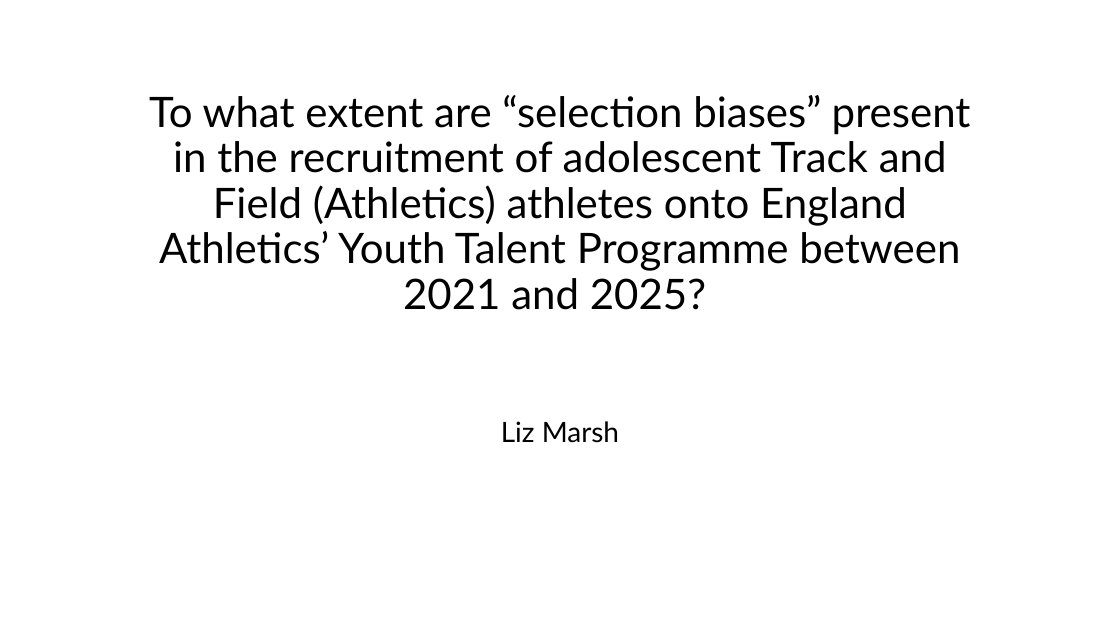
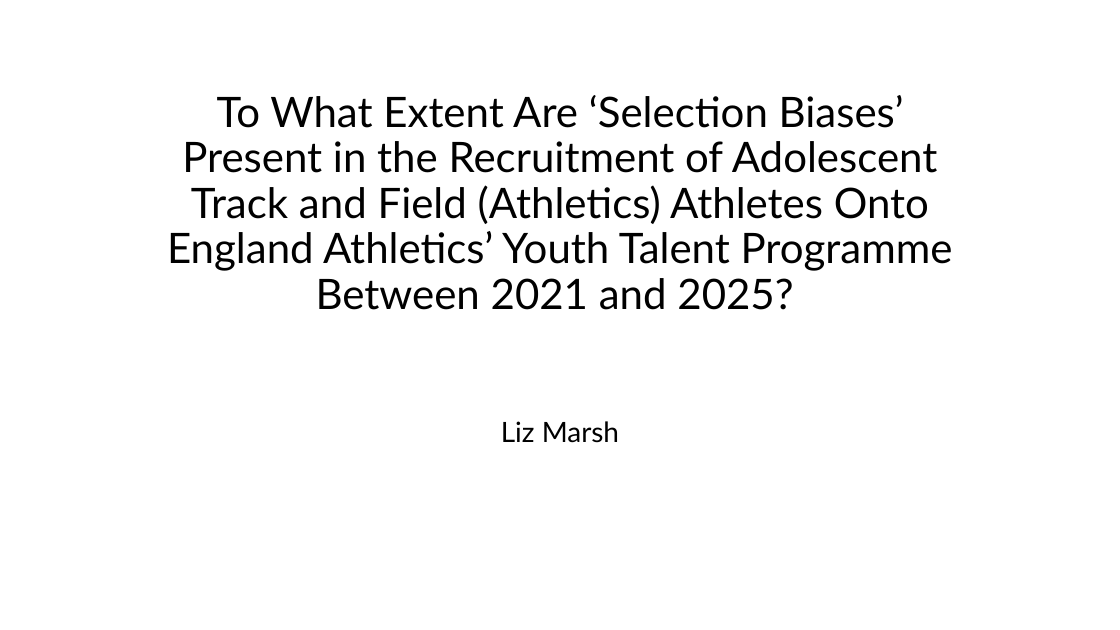
Before and after one commit to LizMarsh900/MTHM504, a slide deck: slide 1 of midpoint_slides.pptx. Drawn at 1120x630 pixels with LibreOffice and Linux fonts; fonts in the diff are those of the drawing. Boxes give left, top, right and bottom in pixels: in the first picture for what was removed or moved away, otherwise in the second. Text is boxed around its words. In the diff, an @@ line names an element or a change of style, - is before the commit and + after.

```diff
--- a/midpoint_slides.pptx
+++ b/midpoint_slides.pptx
@@ title at [167,95,953,310]: text changed @@
-To what extent are “selection biases” present in the recruitment of adolescent Track and Field (Athletics) athletes onto England Athletics’ Youth Talent Programme between 2021 and 2025?
+To What Extent Are ‘Selection Biases’ Present in the Recruitment of Adolescent Track and Field (Athletics) Athletes Onto England Athletics’ Youth Talent Programme Between 2021 and 2025?
```
Also in this commit, not shown: 2 other slides changed, 1 slide added, 1 slide removed.
